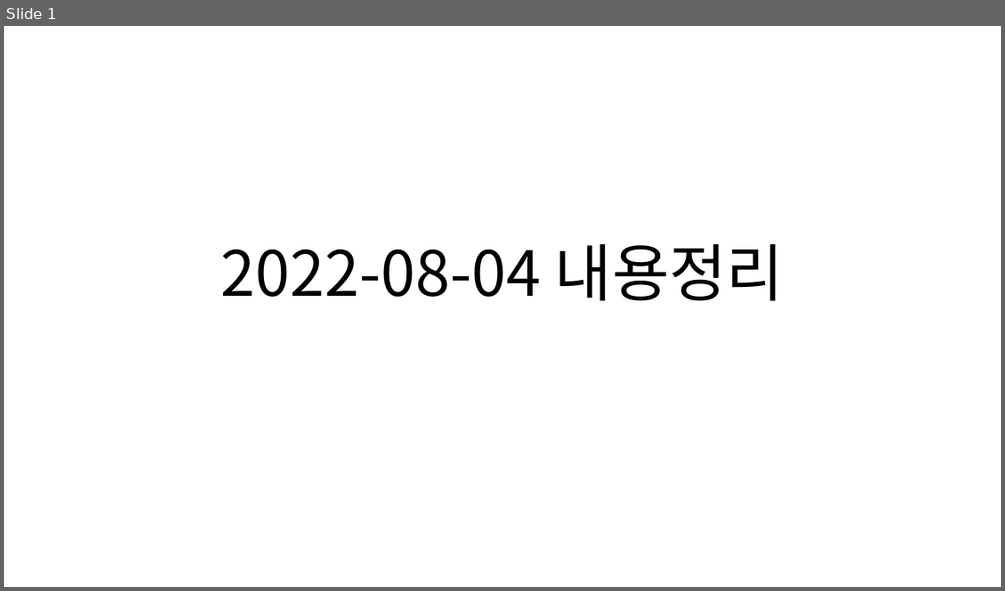
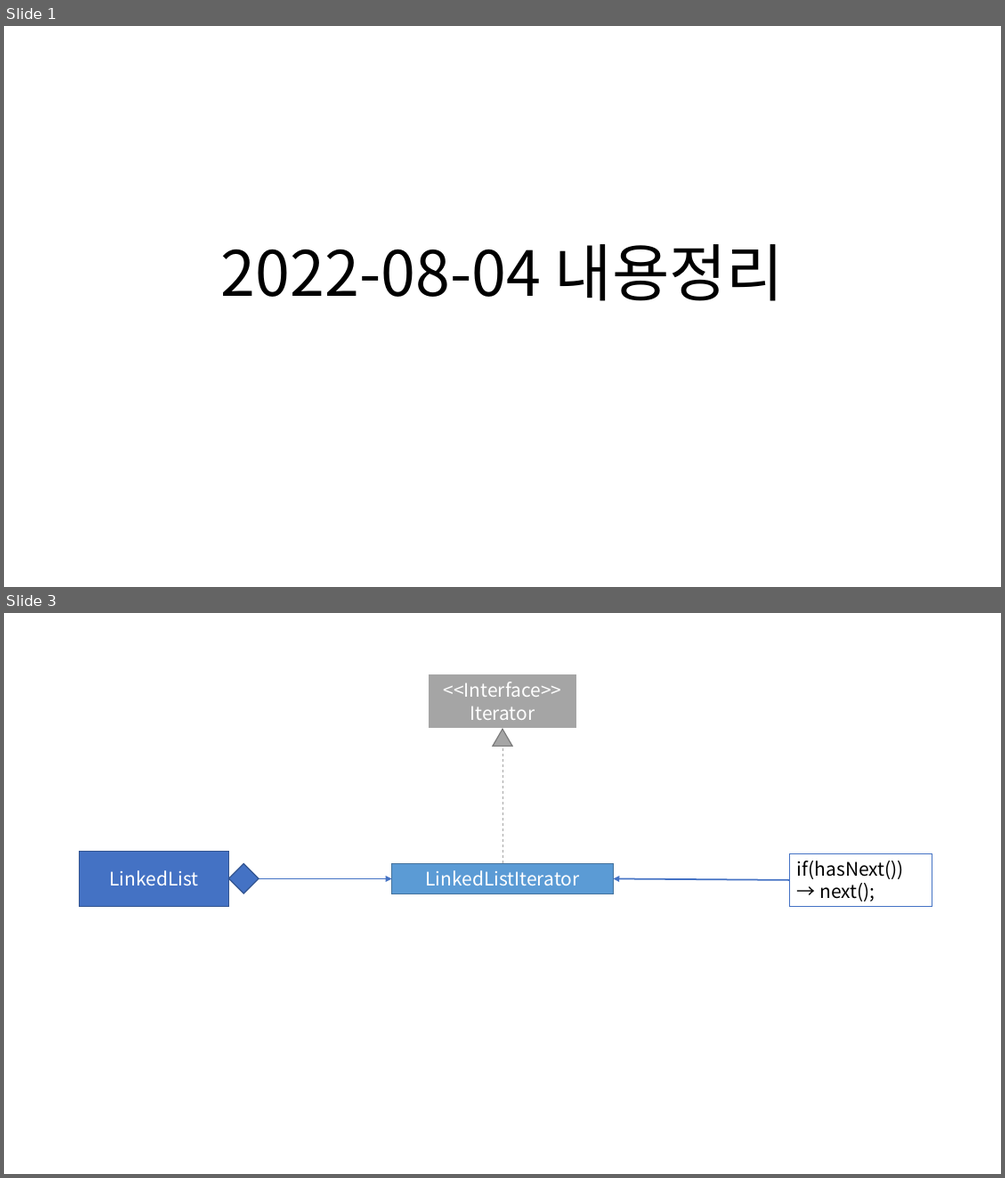
Before and after one commit to Dingadung/2022-study-workspace, a slide deck: study-note/자바/2022-08-05 내용정리 .pptx. Shown one above the other, each under a label of ours: slide 1 before the commit, slides 1 and 3 after it; the slides between them are not shown. The pictures are 1005x591 and 1005x1178 pixels, drawn with LibreOffice and Linux fonts; fonts in the diff are those of the drawing. Boxes give left, top, right and bottom in pixels: in the first picture for what was removed or moved away, otherwise in the second. Text is boxed around its words. In the diff, an @@ line names an element or a change of style, - is before the commit and + after.

Commit message:
Practice making Iterator step-3, make ArrayListIterator inner class

```diff
--- a/study-note/자바/2022-08-05 내용정리 .pptx
+++ b/study-note/자바/2022-08-05 내용정리 .pptx
@@ slide 3 added at (x1=4, y1=613, x2=1001, y2=1174), background #FFFFFF @@
@@ rectangle added at (x1=428, y1=674, x2=577, y2=729), fill #A5A5A5, outline #FFFFFF 1.5 pt, 18 pt, text #FFFFFF @@
+<<Interface>>
+Iterator
@@ triangle added at (x1=493, y1=729, x2=512, y2=747), fill #A5A5A5, outline #7A7A7A 1 pt @@
@@ line added from (502, 863) to (502, 729), #A5A5A5 0.75 pt dashed @@
@@ rectangle added at (x1=80, y1=851, x2=229, y2=906), fill #4472C4, outline #325491 1 pt, 18 pt, text #FFFFFF @@
+LinkedList
@@ arrow added from (229, 878) to (392, 878), #4472C4 1.5 pt @@
@@ diamond added at (x1=229, y1=863, x2=259, y2=893), fill #4472C4, outline #325491 1 pt @@
@@ rectangle added at (x1=392, y1=863, x2=614, y2=893), fill #5B9BD5, outline #43739E 1 pt, 18 pt, text #FFFFFF @@
+LinkedListIterator
@@ arrow added from (790, 880) to (614, 878), #4472C4 1.5 pt @@
@@ rectangle added at (x1=790, y1=854, x2=933, y2=907), fill #FFFFFF, outline #4472C4 1 pt, 18 pt, text #000000 @@
+if(hasNext())
+→ next();
```
Also in this commit, not shown: 3 other slides added, 3 slides removed, 7 other files.
